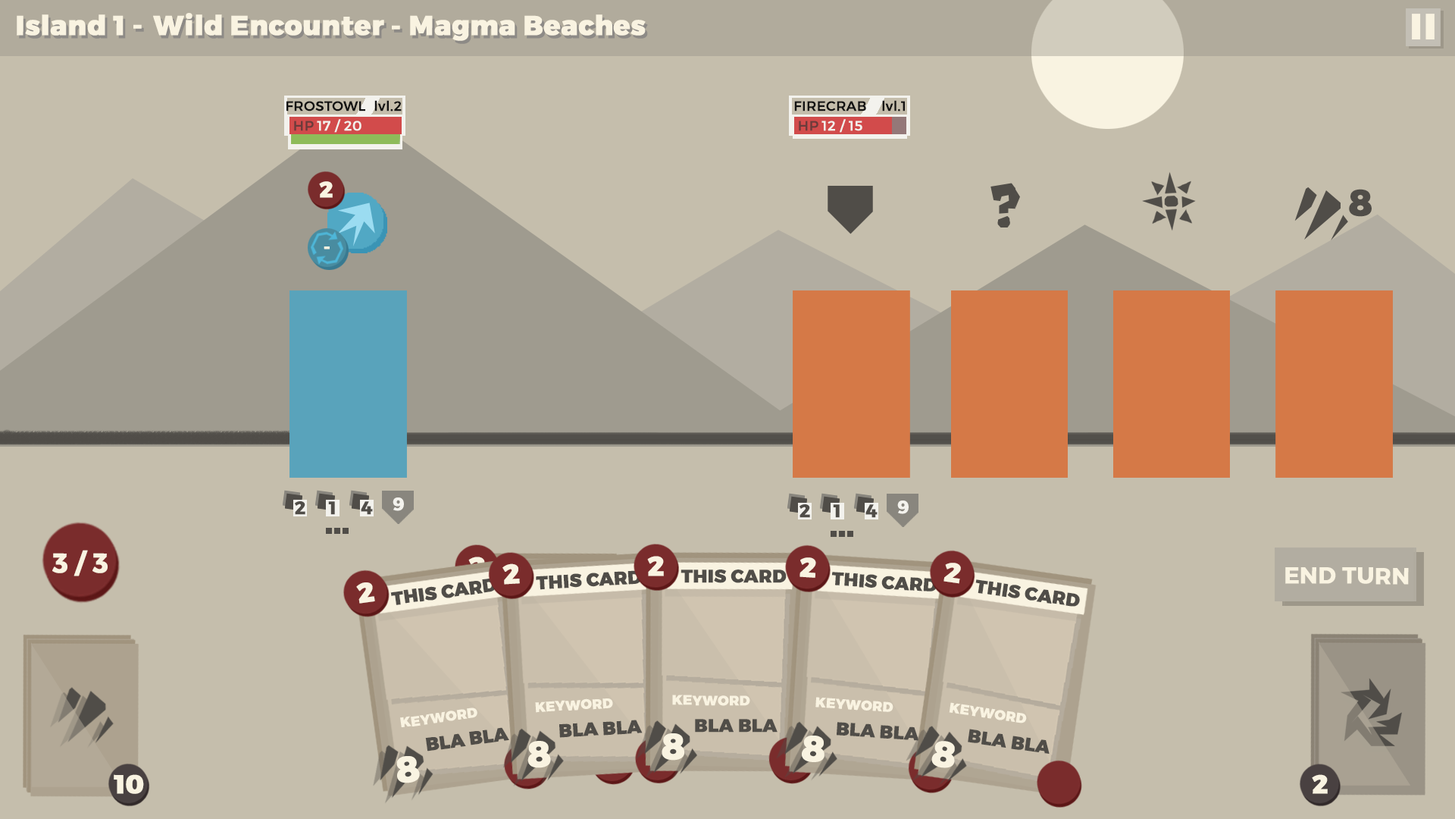
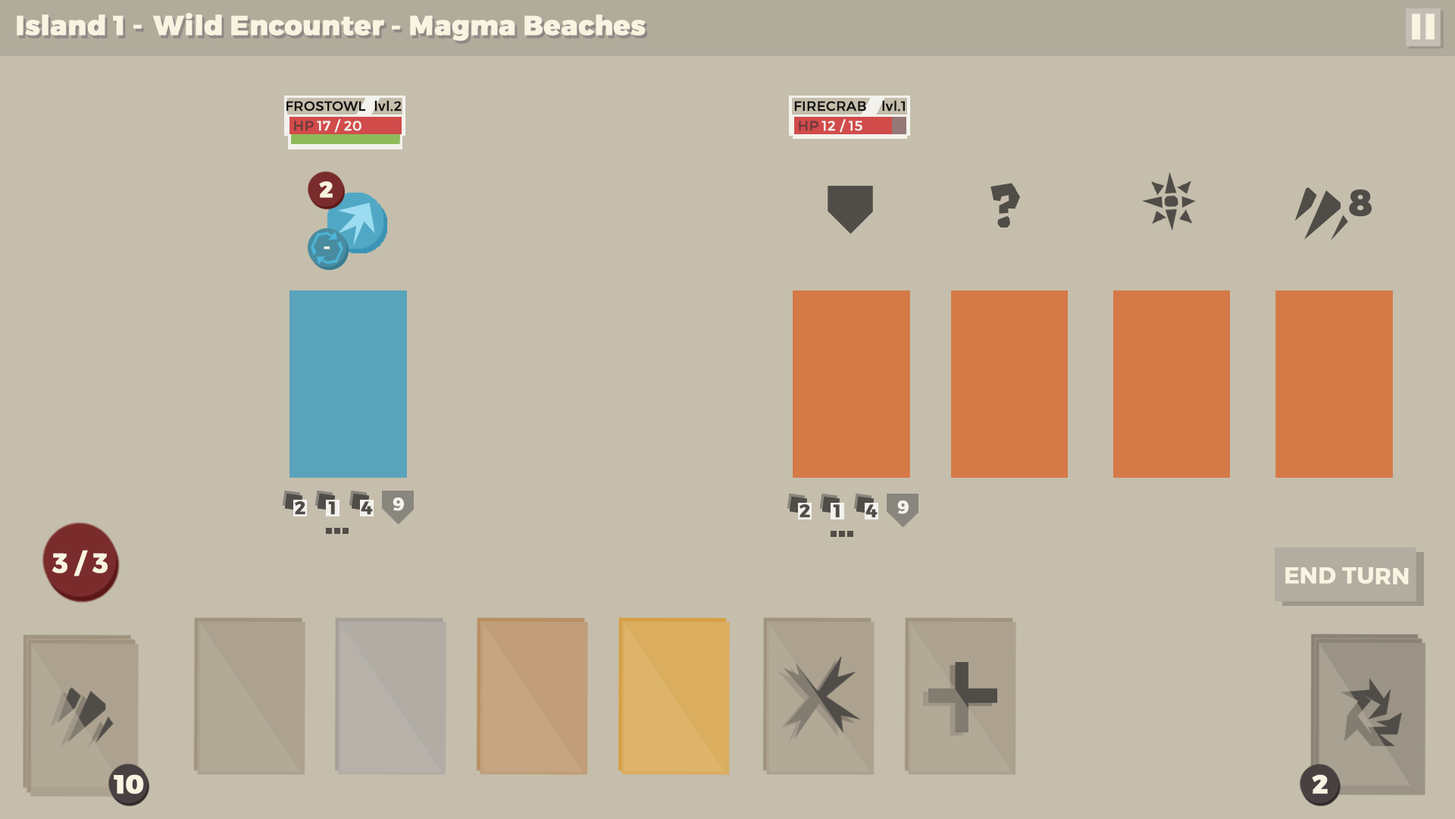
Layered file, before and after one edit (1455x819). Changes by layer:
added group "Icon_Get_legendaryCard" with 5 layers above "Hue/Saturation 2 copy" over [617, 616, 731, 775]
added layer "CardShine" (1st of 6, in "Icon_Get_legendaryCard") (47%) in group "Icon_Get_legendaryCard" over [623, 620, 726, 772]
added layer "Card_bg" (2nd of 14, in "Icon_Get_legendaryCard") in group "Icon_Get_legendaryCard" over [617, 616, 731, 775]
added group "Icon_Get_epicCard" with 5 layers above "Hue/Saturation 2" over [476, 616, 589, 775]
added layer "CardShine" (2nd of 6, in "Icon_Get_epicCard") (47%) in group "Icon_Get_epicCard" over [482, 620, 584, 772]
added layer "Card_bg" (3rd of 14, in "Icon_Get_epicCard") in group "Icon_Get_epicCard" over [476, 616, 589, 775]
added group "Icon_Get_rareCard" with 5 layers above "Icon_Get_upgrade" over [334, 616, 448, 775]
added layer "Card_bg" (4th of 14, in "Icon_Get_rareCard") in group "Icon_Get_rareCard" over [334, 616, 448, 775]
added group "Icon_Get_upgrade" with 5 layers above "Icon_Get_discard" over [904, 616, 1018, 775]
added layer "Card_bg" (5th of 14, in "Icon_Get_upgrade") in group "Icon_Get_upgrade" over [904, 616, 1018, 775]
added group "Icon_Get_discard" with 5 layers above "Icon_Get_commonCard" over [762, 616, 876, 775]
added layer "CardShine" (5th of 6, in "Icon_Get_discard") (47%) in group "Icon_Get_discard" over [768, 620, 871, 772]
added layer "Card_bg" (6th of 14, in "Icon_Get_discard") in group "Icon_Get_discard" over [762, 616, 876, 775]
added group "Icon_Get_commonCard" with 5 layers above "Deck" over [193, 616, 307, 775]
added layer "Card_bg" (7th of 14, in "Icon_Get_commonCard") in group "Icon_Get_commonCard" over [193, 616, 307, 775]
hid group "Hand" (85 layers) over [342, 543, 1097, 809]
hid group "Card" (20 layers) over [454, 544, 636, 785]
hid group "Grounds" (4 layers), moved it out of group "Play_Area" over [0, 0, 1455, 447]
…and 9 more changes (9 added)
